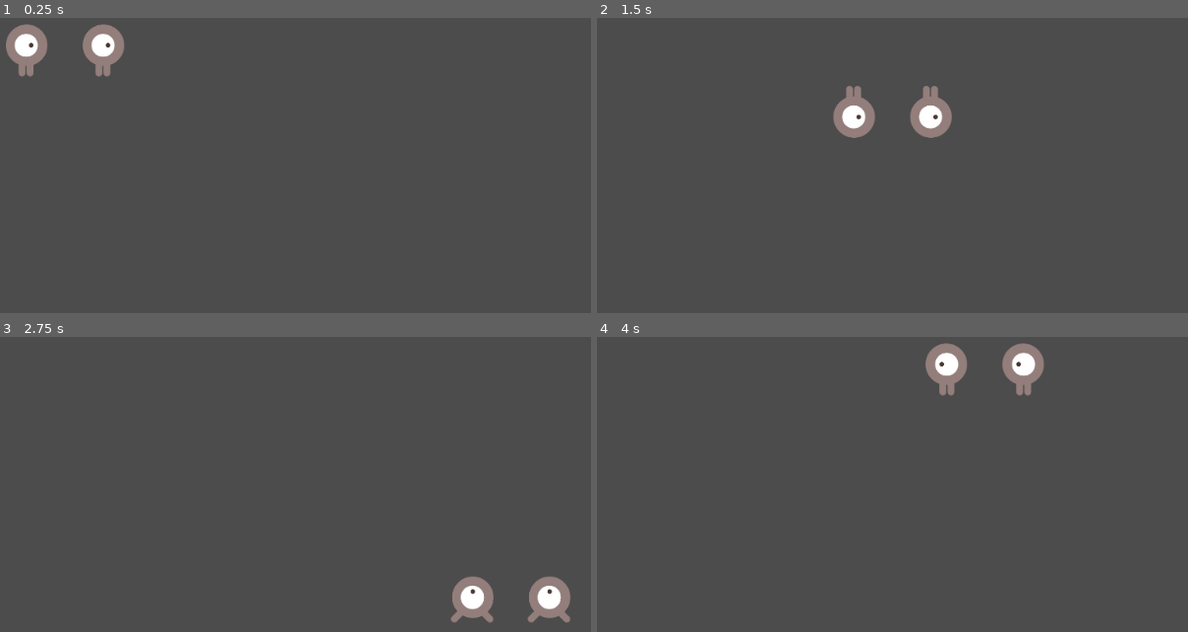
Above: before the commit, frames 1-4 (two rows, left to right).
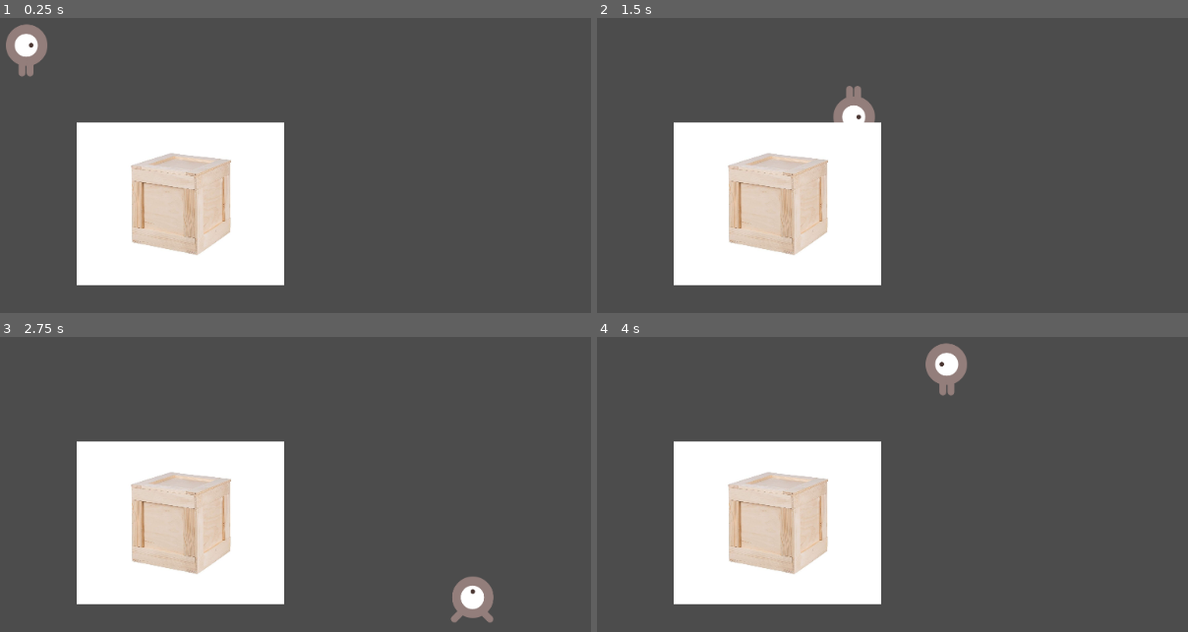
Above: after the commit, the same moments.

Repository: janzeman3/Game0
Game: Godot game, scene res://Main.tscn
The game is run twice, just before and just after one commit, with the same random seed, the same clock (stepped at 60 frames per second) and the same inputs.
Inputs:
- Up to frame 1 (0.25 s): no input
- Up to frame 2 (1.5 s): tap Enter at 0.5 s; hold Right (ui_right) 0.53-1.28 s; hold Down (ui_down) from 1.28 s (still down)
- Up to frame 3 (2.75 s): release Down (ui_down) at 2.03 s; hold Right (ui_right) from 2.03 s (still down)
- Up to frame 4 (4 s): release Right (ui_right) at 2.78 s; hold Up (ui_up) 2.78-3.53 s; hold Left (ui_left) from 3.53 s (still down)

The runs differ from the first frame. In frame 1, 20% of the frame differs, in the area x 12-49%, y 2-91%; in frame 2, 20%; in frame 3, 20%; in frame 4, 20%, in the area x 12-76%, y 2-91%.

Commit message:
Obstacle
Prekazka, kdyz do ni narazi hrac, tak zmizi.

Diff:
--- a/Main.gd
+++ b/Main.gd
@@ -9,7 +9,8 @@
 # Called when the node enters the scene tree for the first time.
 func _ready():
 	$Player.setPosition(100,100)
-	$Player2.setPosition(200,100)
+	$Obstacle.position.x = 300
+	$Obstacle.position.y = 300
 
 
 # Called every frame. 'delta' is the elapsed time since the previous frame.
--- a/Main.tscn
+++ b/Main.tscn
@@ -1,12 +1,12 @@
-[gd_scene load_steps=3 format=2]
+[gd_scene load_steps=4 format=2]
 
 [ext_resource path="res://Player.tscn" type="PackedScene" id=1]
 [ext_resource path="res://Main.gd" type="Script" id=2]
+[ext_resource path="res://Obstacle.tscn" type="PackedScene" id=3]
 
 [node name="Main" type="Node"]
 script = ExtResource( 2 )
 
 [node name="Player" parent="." instance=ExtResource( 1 )]
 
-[node name="Player2" parent="." instance=ExtResource( 1 )]
-position = Vector2( -2, 0 )
+[node name="Obstacle" parent="." instance=ExtResource( 3 )]
--- /dev/null
+++ b/Obstacle.tscn
@@ -0,0 +1,26 @@
+[gd_scene load_steps=4 format=2]
+
+[ext_resource path="res://pic/5738_dreveny-box-30-x-30-cm.jpg" type="Texture" id=1]
+
+[sub_resource type="SpriteFrames" id=1]
+animations = [ {
+"frames": [ ExtResource( 1 ) ],
+"loop": false,
+"name": "default",
+"speed": 5.0
+} ]
+
+[sub_resource type="RectangleShape2D" id=2]
+extents = Vector2( 63.5265, 66.2259 )
+
+[node name="Obstacle" type="RigidBody2D"]
+gravity_scale = 0.0
+
+[node name="Box" type="AnimatedSprite" parent="."]
+position = Vector2( -0.0402374, -0.100922 )
+scale = Vector2( 0.263504, 0.275577 )
+frames = SubResource( 1 )
+
+[node name="CollisionShape2D" type="CollisionShape2D" parent="."]
+position = Vector2( 0.735092, 0.735092 )
+shape = SubResource( 2 )
Binary file added: pic/5738_dreveny-box-30-x-30-cm.jpg
Not shown, added: pic/5738_dreveny-box-30-x-30-cm.jpg.import
